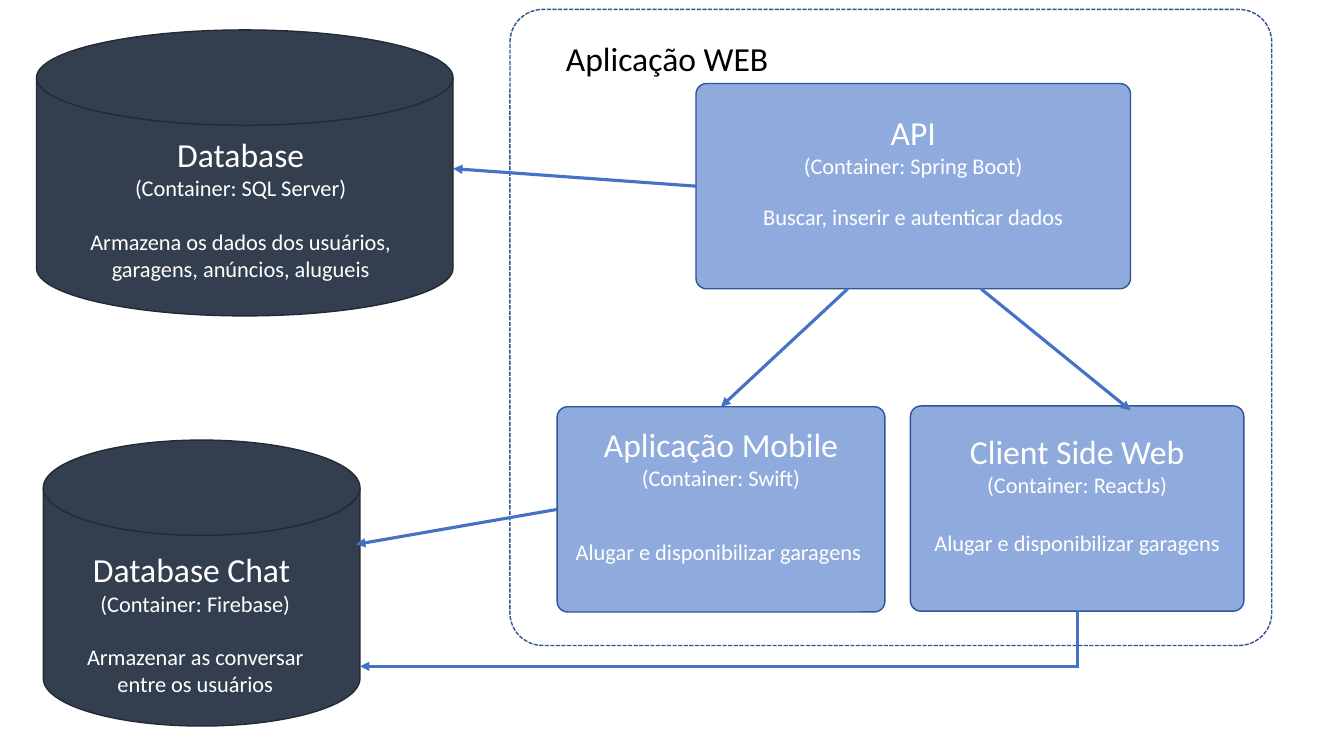
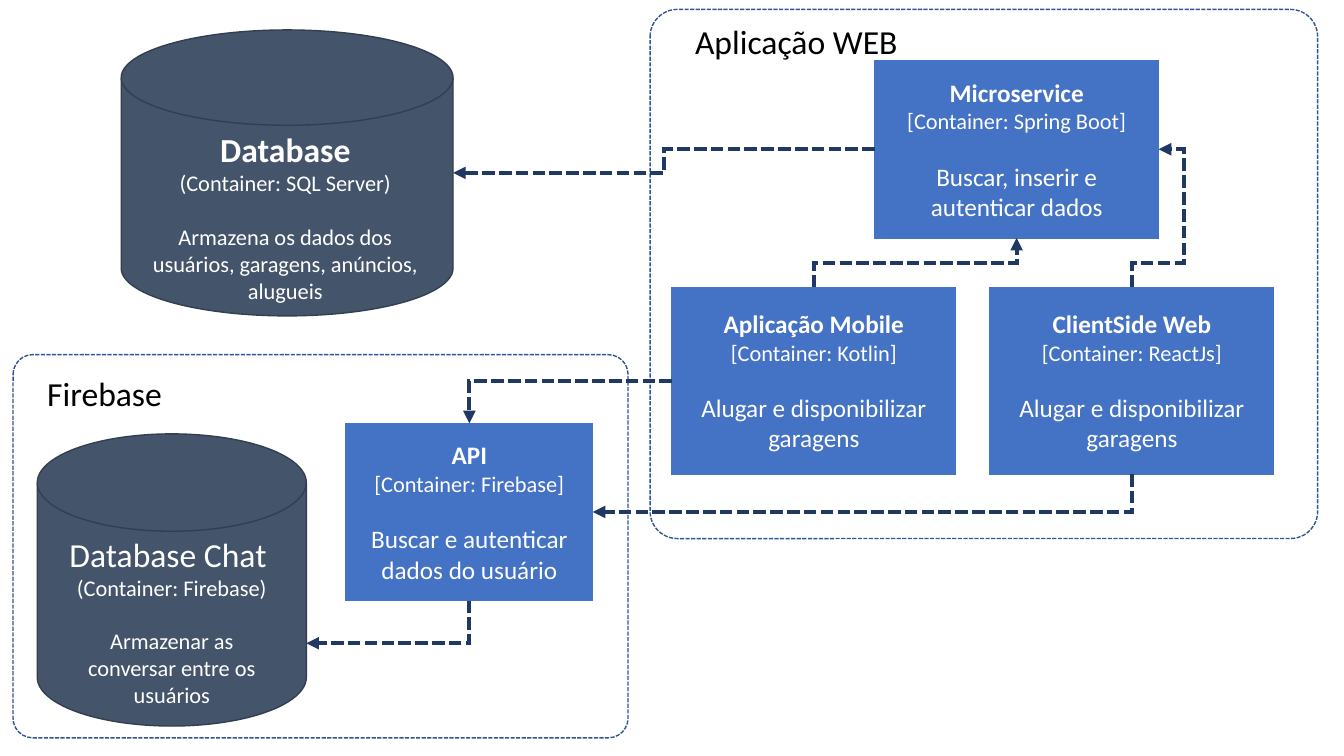
Before and after one commit to BandTec/uRent, a slide deck: slide 1 of documentacao/ArquiteturaDeSolucao/V1.pptx. Drawn at 1344x756 pixels with LibreOffice and Linux fonts; fonts in the diff are those of the drawing. Boxes give left, top, right and bottom in pixels: in the first picture for what was removed or moved away, otherwise in the second. Text is boxed around its words. In the diff, an @@ line names an element or a change of style, - is before the commit and + after.

Commit message:
Diagrama de Arquitetura finalizado

```diff
--- a/documentacao/ArquiteturaDeSolucao/V1.pptx
+++ b/documentacao/ArquiteturaDeSolucao/V1.pptx
@@ rounded rectangle: place and size @@
-rounded rectangle at box(510, 9, 1272, 645)
+rounded rectangle at box(650, 9, 1318, 538)
@@ text "Aplicação WEB": place and size @@
-text "Aplicação WEB" at box(566, 47, 769, 77)
+text "Aplicação WEB" at box(695, 30, 898, 62)
@@ flow chart magnetic drum at box(121, 30, 453, 316): fill #333F50 to #44546A; outline #222A35 1 pt to #333F50 1 pt @@
@@ flow chart magnetic drum: place and size @@
-flow chart magnetic drum at box(37, 30, 453, 316)
+flow chart magnetic drum at box(121, 30, 453, 316)
@@ rectangle "Microservice": place and size @@
-rectangle "Microservice" at box(696, 84, 1130, 289)
+rectangle "Microservice" at box(875, 60, 1158, 238)
@@ text in rectangle at box(907, 84, 1126, 133): text changed @@
-API
-(Container: Spring Boot)
+Microservice
+[Container: Spring Boot]
@@ text "Database": place and size @@
-text "Database" at box(90, 143, 391, 281)
+text "Database" at box(153, 138, 418, 303)
@@ text at box(220, 138, 350, 163): bold on in "Database" @@
@@ elbow arrow added from (875, 149) to (454, 173), #203864 3 pt dashed @@
@@ elbow arrow added from (1132, 287) to (1158, 149), #203864 3 pt dashed @@
@@ arrow removed from (696, 187) to (454, 168) @@
@@ text in rectangle at box(931, 168, 1103, 216): size 16 to 18 pt in "Buscar, inserir e autenticar dados" @@
@@ elbow arrow added from (814, 287) to (1017, 238), #203864 3 pt dashed @@
@@ rectangle "Aplicação Mobile": place and size @@
-rectangle "Aplicação Mobile" at box(558, 407, 885, 613)
+rectangle "Aplicação Mobile" at box(673, 287, 956, 474)
@@ arrow removed from (848, 289) to (721, 407) @@
@@ arrow removed from (981, 289) to (1131, 410) @@
@@ rounded rectangle to rectangle; fill #8FAADC to #4472C4; outline #2F5597 1 pt to #4472C4 1 pt in 3 elements at box(875, 60, 1158, 238), box(673, 287, 956, 474), box(990, 287, 1273, 474) @@
@@ rectangle "ClientSide Web": place and size @@
-rectangle "ClientSide Web" at box(910, 406, 1244, 612)
+rectangle "ClientSide Web" at box(990, 287, 1273, 474)
@@ text in rectangle at box(701, 315, 926, 452): size 24 to 18 pt, bold on in "Aplicação Mobile"; size 16 to 18 pt in "Alugar e disponibilizar garagens" @@
@@ text in rectangle at box(1042, 315, 1222, 364): text changed @@
-Client Side Web
-(Container: ReactJs)
+ClientSide Web
+[Container: ReactJs]
@@ rounded rectangle added at box(13, 355, 628, 738), outline #325491 1 pt dashed @@
@@ text in rectangle at box(731, 345, 896, 364): text changed @@
-(Container: Swift)
+[Container: Kotlin]
@@ text added at box(47, 382, 162, 407), 24 pt, text #000000 @@
+Firebase
@@ elbow arrow added from (673, 381) to (470, 423), #203864 3 pt dashed @@
@@ text in rectangle at box(1019, 399, 1244, 452): size 16 to 18 pt in "Alugar e disponibilizar garagens" @@
@@ flow chart magnetic drum: place and size @@
-flow chart magnetic drum at box(43, 440, 360, 726)
+flow chart magnetic drum at box(38, 434, 307, 726)
@@ flow chart magnetic drum at box(38, 434, 307, 726): fill #333F50 to #44546A; outline #222A35 1 pt to #333F50 1 pt @@
@@ rectangle added at box(346, 423, 593, 601), fill #4472C4, outline #4472C4 1 pt, 18 pt, text #FFFFFF @@
+API
+[Container: Firebase]
+Buscar e autenticar dados do usuário
@@ elbow arrow added from (1132, 474) to (593, 512), #203864 3 pt dashed @@
@@ arrow removed from (558, 509) to (356, 544) @@
@@ text "Database Chat" rewrapped from box(87, 558, 303, 692) to box(69, 543, 267, 703) @@
@@ elbow arrow added from (470, 601) to (307, 643), #203864 3 pt dashed @@
@@ elbow arrow removed from (1078, 611) to (360, 666) @@
```
